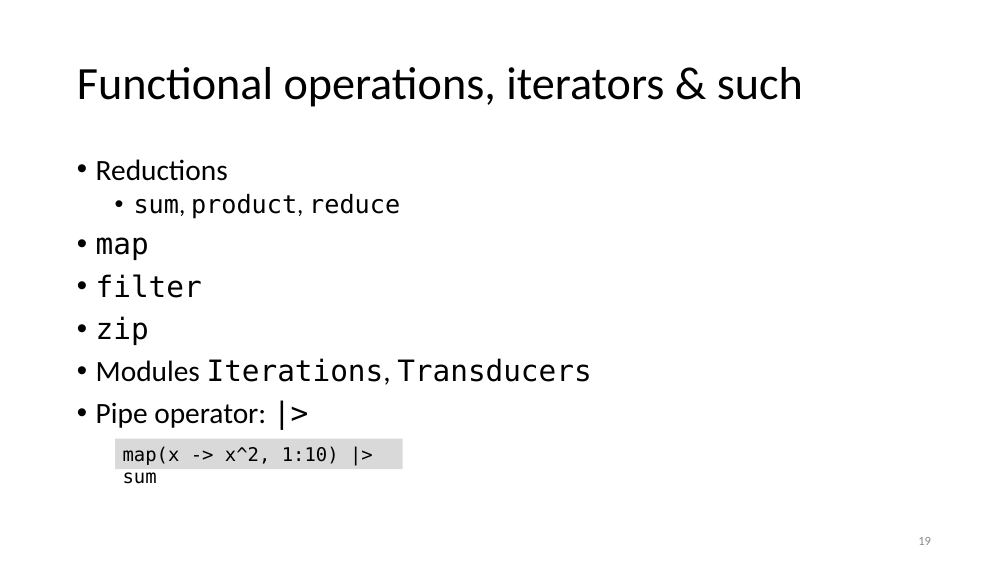
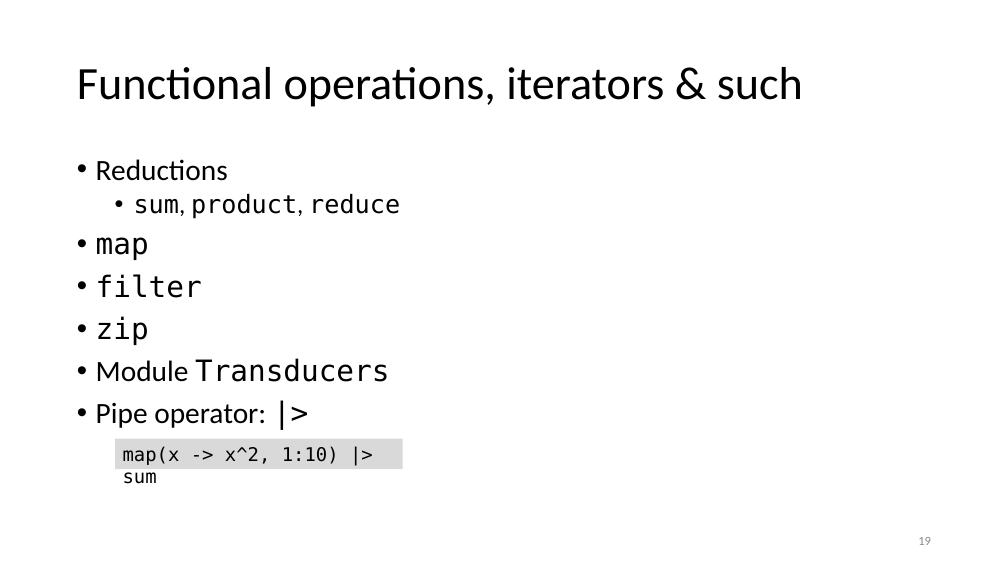
Before and after one commit to gjbex/Julia_good_bad_ugly, a slide deck: slide 19 of julia_good_back_ugly.pptx. Drawn at 1008x567 pixels with LibreOffice and Linux fonts; fonts in the diff are those of the drawing. Boxes give left, top, right and bottom in pixels: in the first picture for what was removed or moved away, otherwise in the second. Text is boxed around its words. In the diff, an @@ line names an element or a change of style, - is before the commit and + after.

```diff
--- a/julia_good_back_ugly.pptx
+++ b/julia_good_back_ugly.pptx
@@ text at (96, 358, 389, 382): text changed @@
-• Modules Iterations, Transducers
+• Module Transducers
```
Also in this commit, not shown: 2 other slides changed.
